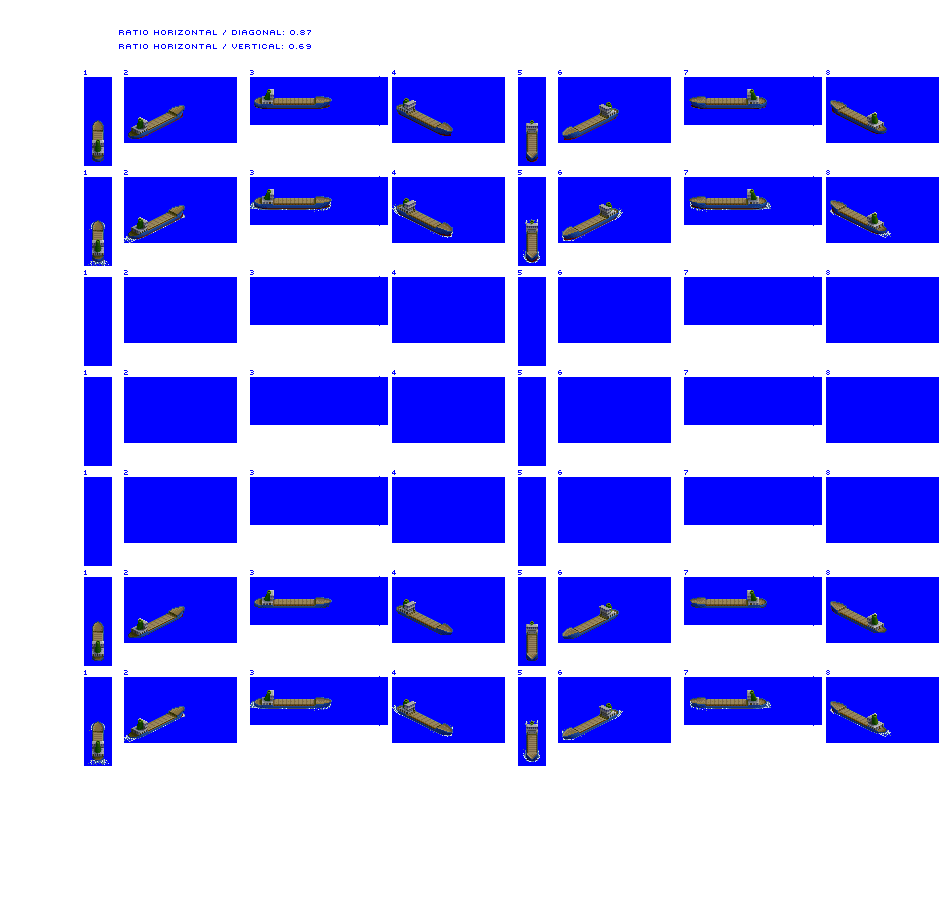
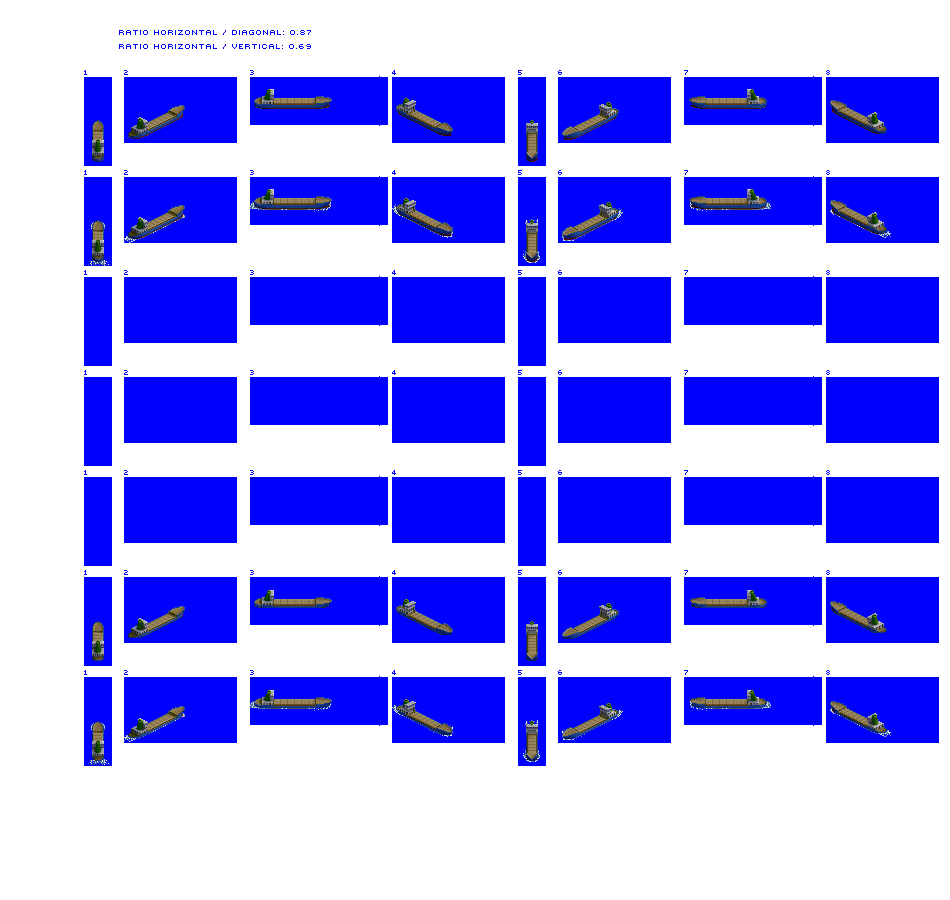
The second 950×900 image is a revision of the first. Changes to its layers:
painted on "Hatch covers" over [94,98,747,753]
